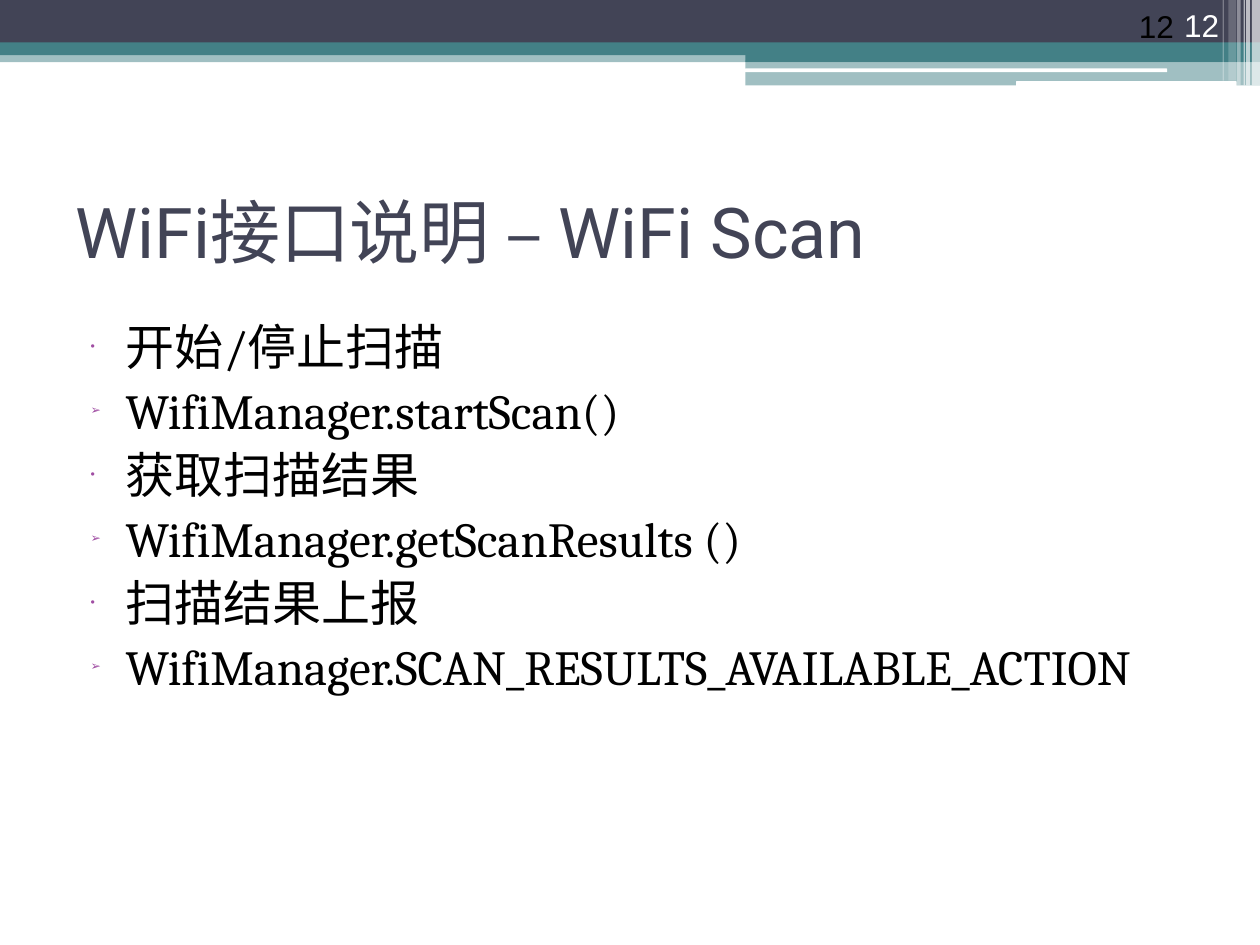
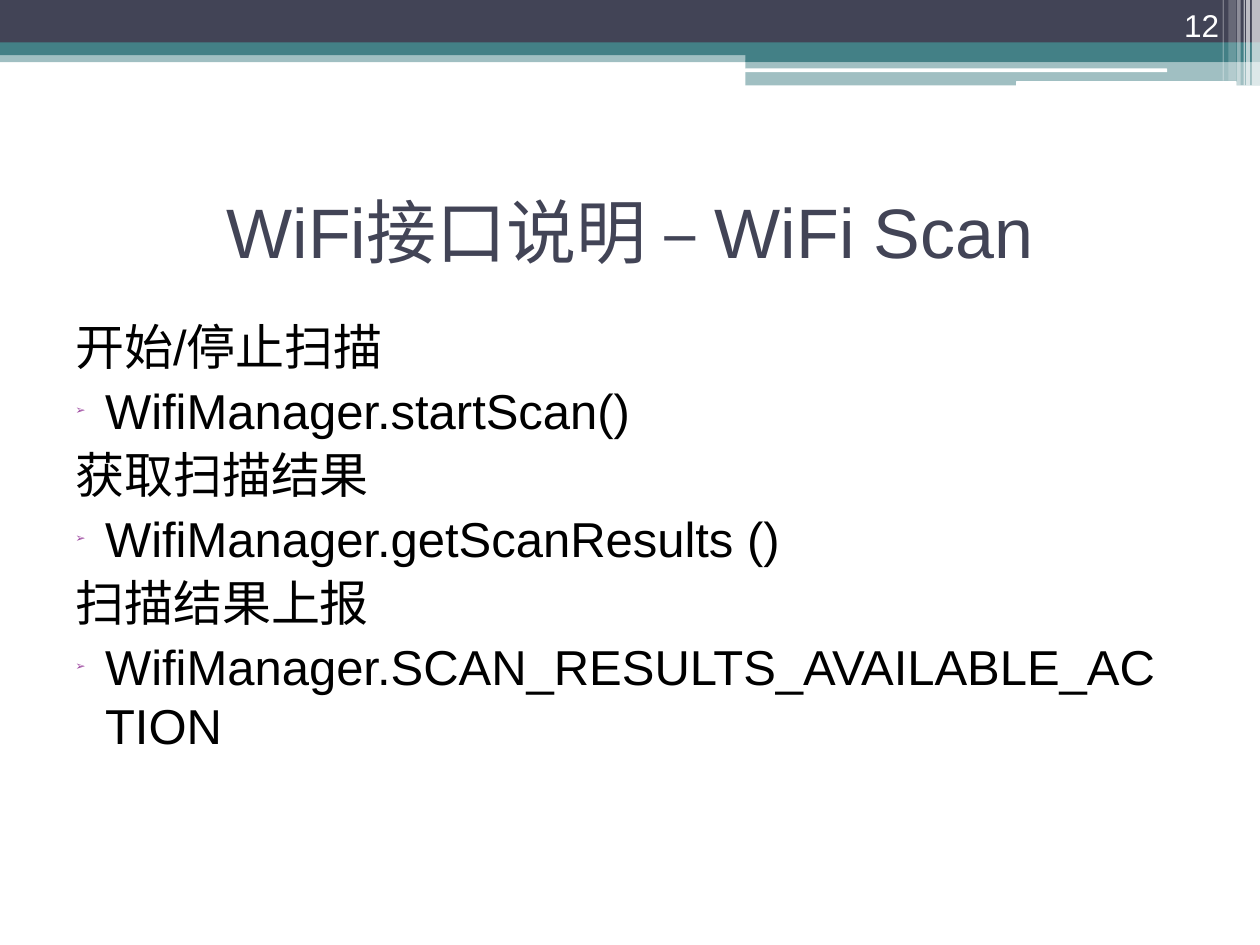
Before and after one commit to ychmax/MyDevelopBase, a slide deck: slide 12 of 第12章 网络数据传输/12.3 Wifi管理类/12.3 Wifi管理类.ppt. Drawn at 1260x945 pixels with LibreOffice and Linux fonts; fonts in the diff are those of the drawing. Boxes give left, top, right and bottom in pixels: in the first picture for what was removed or moved away, otherwise in the second. Text is boxed around its words. In the diff, an @@ line names an element or a change of style, - is before the commit and + after.

```diff
--- a/第12章 网络数据传输/12.3 Wifi管理类/12.3 Wifi管理类.ppt
+++ b/第12章 网络数据传输/12.3 Wifi管理类/12.3 Wifi管理类.ppt
@@ page number at box(1184, 15, 1219, 37): text colour #000000 to #FFFFFF; alignment left to right; vertical alignment top to bottom @@
@@ title "WiFi接口说明 – WiFi Scan" at box(227, 203, 1033, 264): font Roboto to Arial; alignment left to centre @@
@@ text "开始/停止扫描" at box(75, 323, 1155, 695): font Cambria to Arial; bullet • to none; indent changed @@
```
Also in this commit, not shown: 14 other slides changed, 6 other files.
